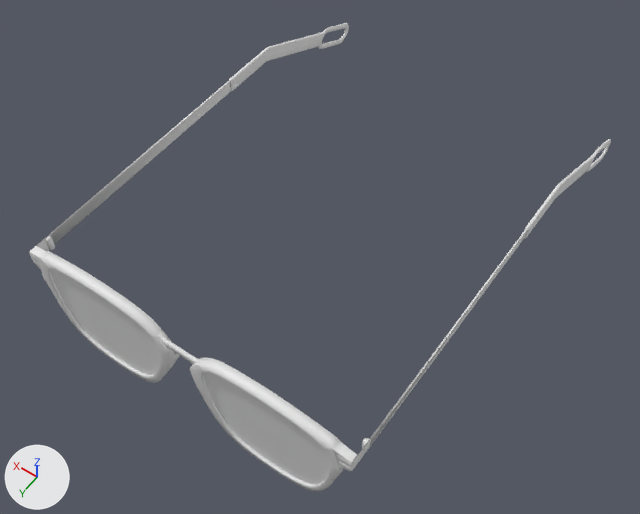
The FBX model eyeglasses03/eyeglasses03.fbx: old version first, new version second.
Both versions are drawn from a 50 mm lens placed at (-0.134, 0.163, 0.308), pointed at (0.0, -0.024, 0.013). The axes (+X, +Y, +Z) are drawn at lower left. The lights are the same throughout. Where no turn or scale is listed for an object, it has been applied to the vertices.

Names of what the first picture shows: 'defaultMaterial', 'defaultMaterial.001', 'defaultMaterial.002', 'defaultMaterial.003', 'defaultMaterial.004'.
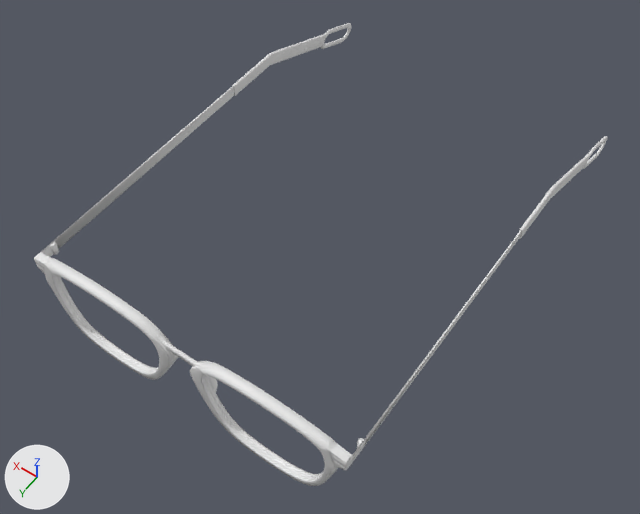
Commit message: the latest 3d eyeglasses model

ob_sketchfab_model is not drawn itself; it is the parent of ob_collada_visual_scene_group.

What differs and where, as boxes (x1, y1, x2, y2) in the pictures (640 x 514 px):
'defaultMaterial.003', moved, rescaled
    before: (29, 246, 357, 491)
    after: (34, 252, 352, 486)
'defaultMaterial.004', deleted
    before: (51, 269, 329, 484)
'defaultMaterial.001', moved, rescaled
    before: (36, 81, 527, 459)
    after: (41, 87, 521, 458)
'defaultMaterial', moved, rescaled
    before: (229, 23, 611, 239)
    after: (232, 23, 608, 239)
'defaultMaterial.002', moved, rescaled
    before: (30, 236, 371, 471)
    after: (34, 241, 366, 470)

The edits, one by one:
Object 'Sketchfab_model' (ob_sketchfab_model) moves from (0.00767, -0.0672, 0.015) to (0.00767, -0.0672, 0.0166).
Object 'Sketchfab_model' (ob_sketchfab_model) is rescaled from (0.081, 0.094, 0.12) to (0.079, 0.0822, 0.12).
Object 'defaultMaterial.004' (ob_defaultmaterial_004) is deleted.
